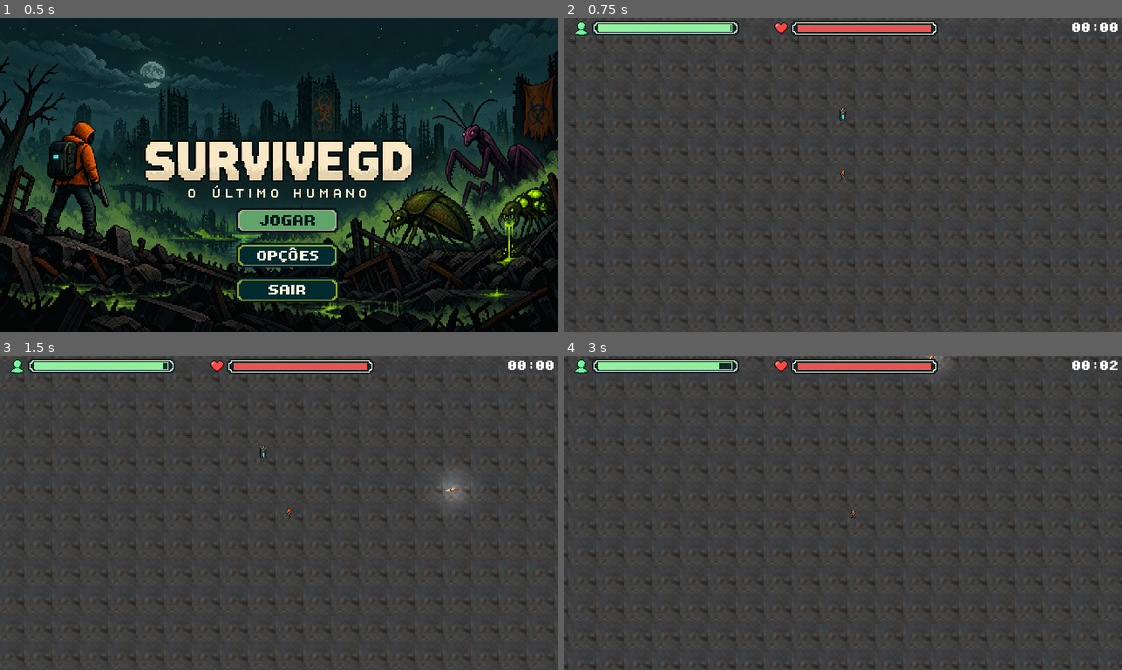
Above: before the commit, frames 1-4 (two rows, left to right).
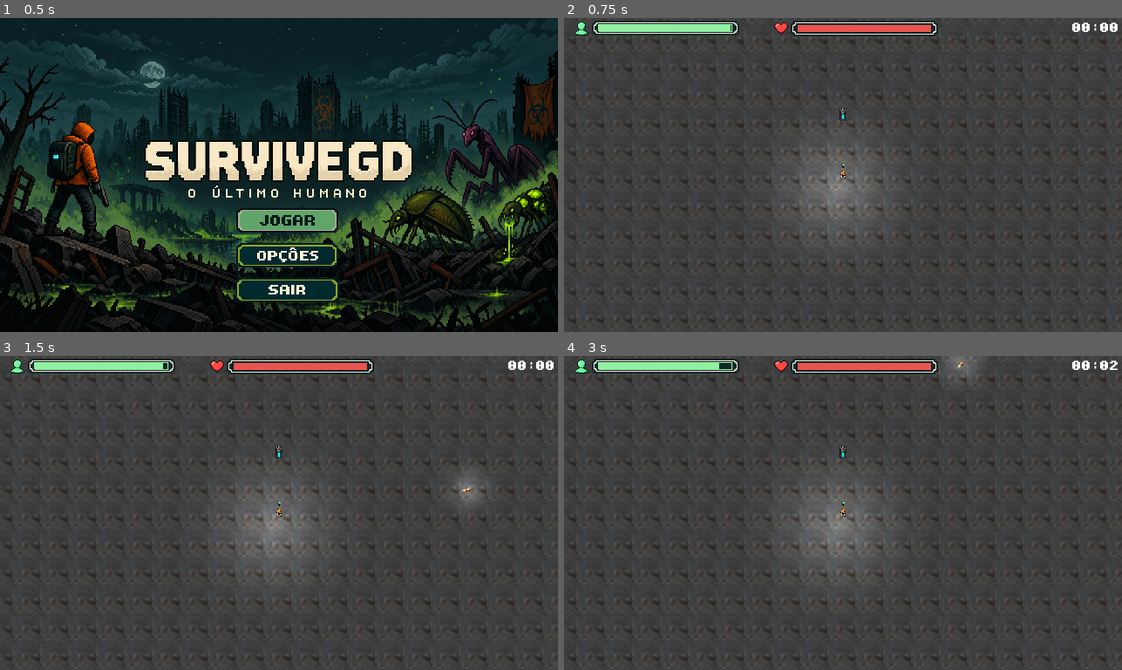
Above: after the commit, the same moments.

Repository: DevLucasOnly/DevLucasOnly-SurviveGD-Prototipo-de-Sobrevivencia-2D
Game: Godot game, scene res://scenes/main_menu.tscn
Two runs of this game, one before a commit and one after it. Both use one fixed random seed, a clock stepped at 60 frames per second and the inputs below. Sound files missing from this copy of the repository are replaced by a short silence.
Inputs (mouse positions are in pixels of both pictures, inside the frame that each line leads up to):
- Up to frame 1 (0.5 s): no input
- Up to frame 2 (0.75 s): click (848, 218) at 0.5 s
- Up to frame 3 (1.5 s): tap Enter at 1.25 s; move the mouse to (401, 497) at 1.27 s; press the mouse at (401, 497) at 1.28 s; hold D (move_right) from 1.28 s (still down)
- Up to frame 4 (3 s): move the mouse to (731, 528) at 2.02 s; release D (move_right) at 2.03 s; release the mouse at (731, 528) at 2.03 s; hold S (move_down) 2.03-2.78 s; click (731, 528) at 2.1 s; move the mouse to (898, 443) at 2.77 s; press the mouse at (898, 443) at 2.78 s; hold D (move_right) from 2.78 s (still down)

Frame 1 is identical in both runs. In frame 2, 2.9% of the frame differs, in the area x 41-57%, y 40-69%; in frame 3, 5.5%; in frame 4, 7.6%, in the area x 0-100%, y 0-100%.
Error after the commit: Cannot call method 'play' on a null value. (res://scripts/player.gd:60)

Commit message:
Apenas para salvar a animation

Diff:
--- a/scenes/Player.tscn
+++ b/scenes/Player.tscn
@@ -2,13 +2,13 @@
 
 [ext_resource type="Script" uid="uid://c7m4o7cacraer" path="res://scripts/player.gd" id="1_i0ldb"]
 [ext_resource type="PackedScene" uid="uid://dujdbk5baxpvi" path="res://scenes/projetil.tscn" id="2_3li8b"]
-[ext_resource type="Texture2D" uid="uid://jkg8eu1qossp" path="res://assets/Player/Player_1280x1280.png" id="3_3li8b"]
 [ext_resource type="Texture2D" uid="uid://d0rfjbdxoxp8x" path="res://assets/Player/Player para NORTE.png" id="3_cw2d6"]
 [ext_resource type="Texture2D" uid="uid://bxprvsbjt4tmb" path="res://assets/Player/Player para SUL.png" id="3_khinc"]
 [ext_resource type="Texture2D" uid="uid://ccaxw0igjf3tt" path="res://assets/Player/Player para OESTE.png" id="4_bruh7"]
 [ext_resource type="Texture2D" uid="uid://dojy6y2je23cp" path="res://assets/Player/Player para SUDOESTE.png" id="4_lkdrv"]
 [ext_resource type="AudioStream" uid="uid://cqim418r08i82" path="res://audio/Passos_Player_Concreto_Loop.ogg" id="4_mdl7e"]
 [ext_resource type="Texture2D" uid="uid://8tsf3jcne7dj" path="res://assets/Player/Player para LESTE.png" id="5_6eyey"]
+[ext_resource type="Texture2D" uid="uid://u7nhlpv1h7rj" path="res://assets/Player/Player para SUDESTE.png" id="5_lkdrv"]
 [ext_resource type="AudioStream" uid="uid://dbxee3kgsq5pu" path="res://audio/Dano_Player.ogg" id="5_qu4a1"]
 [ext_resource type="Texture2D" uid="uid://c5rfpd4exgo5t" path="res://assets/Player/Seta verde com cápsula de antídoto.png" id="6_70d11"]
 [ext_resource type="Texture2D" uid="uid://bblvwqjwbltdp" path="res://assets/Player/Player para NOROESTE.png" id="7_d3wef"]
@@ -22,6 +22,10 @@
 atlas = ExtResource("4_lkdrv")
 region = Rect2(0, 0, 396, 793)
 
+[sub_resource type="AtlasTexture" id="AtlasTexture_x2u8p"]
+atlas = ExtResource("5_lkdrv")
+region = Rect2(0, 0, 396, 793)
+
 [sub_resource type="AtlasTexture" id="AtlasTexture_sfy4j"]
 atlas = ExtResource("4_bruh7")
 region = Rect2(0, 0, 396, 793)
@@ -72,6 +76,22 @@
 
 [sub_resource type="AtlasTexture" id="AtlasTexture_eg1p0"]
 atlas = ExtResource("4_lkdrv")
+region = Rect2(1584, 0, 396, 793)
+
+[sub_resource type="AtlasTexture" id="AtlasTexture_qv10x"]
+atlas = ExtResource("5_lkdrv")
+region = Rect2(396, 0, 396, 793)
+
+[sub_resource type="AtlasTexture" id="AtlasTexture_qdxpi"]
+atlas = ExtResource("5_lkdrv")
+region = Rect2(792, 0, 396, 793)
+
+[sub_resource type="AtlasTexture" id="AtlasTexture_7b437"]
+atlas = ExtResource("5_lkdrv")
+region = Rect2(1188, 0, 396, 793)
+
+[sub_resource type="AtlasTexture" id="AtlasTexture_8nyu3"]
+atlas = ExtResource("5_lkdrv")
 region = Rect2(1584, 0, 396, 793)
 
 [sub_resource type="AtlasTexture" id="AtlasTexture_b8lor"]
@@ -177,7 +197,10 @@
 "name": &"idle_down_left",
 "speed": 5.0
 }, {
-"frames": [],
+"frames": [{
+"duration": 1.0,
+"texture": SubResource("AtlasTexture_x2u8p")
+}],
 "loop": 1,
 "name": &"idle_down_right",
 "speed": 5.0
@@ -256,7 +279,19 @@
 "name": &"walk_down_left",
 "speed": 5.0
 }, {
-"frames": [],
+"frames": [{
+"duration": 1.0,
+"texture": SubResource("AtlasTexture_qv10x")
+}, {
+"duration": 1.0,
+"texture": SubResource("AtlasTexture_qdxpi")
+}, {
+"duration": 1.0,
+"texture": SubResource("AtlasTexture_7b437")
+}, {
+"duration": 1.0,
+"texture": SubResource("AtlasTexture_8nyu3")
+}],
 "loop": 1,
 "name": &"walk_down_right",
 "speed": 5.0
@@ -349,313 +384,6 @@
 
 [sub_resource type="RectangleShape2D" id="RectangleShape2D_70d11"]
 size = Vector2(4, 6)
-
-[sub_resource type="Animation" id="Animation_3li8b"]
-length = 0.001
-tracks/0/type = "value"
-tracks/0/imported = false
-tracks/0/enabled = true
-tracks/0/path = NodePath("Sprite2D:frame")
-tracks/0/interp = 1
-tracks/0/loop_wrap = true
-tracks/0/keys = {
-"times": PackedFloat32Array(),
-"transitions": PackedFloat32Array(),
-"update": 1,
-"values": []
-}
-
-[sub_resource type="Animation" id="Animation_v6fml"]
-resource_name = "idle_down"
-length = 0.4
-loop_mode = 1
-tracks/0/type = "value"
-tracks/0/imported = false
-tracks/0/enabled = true
-tracks/0/path = NodePath("Sprite2D:frame")
-tracks/0/interp = 1
-tracks/0/loop_wrap = true
-tracks/0/keys = {
-"times": PackedFloat32Array(0),
-"transitions": PackedFloat32Array(1),
-"update": 1,
-"values": [0]
-}
-
-[sub_resource type="Animation" id="Animation_bruh7"]
-resource_name = "idle_down_left"
-length = 0.5
-loop_mode = 1
-tracks/0/type = "value"
-tracks/0/imported = false
-tracks/0/enabled = true
-tracks/0/path = NodePath("Sprite2D:frame")
-tracks/0/interp = 1
-tracks/0/loop_wrap = true
-tracks/0/keys = {
-"times": PackedFloat32Array(0),
-"transitions": PackedFloat32Array(1),
-"update": 1,
-"values": [9]
-}
-
-[sub_resource type="Animation" id="Animation_6eyey"]
-resource_name = "idle_down_right"
-length = 0.5
-loop_mode = 1
-tracks/0/type = "value"
-tracks/0/imported = false
-tracks/0/enabled = true
-tracks/0/path = NodePath("Sprite2D:frame")
-tracks/0/interp = 1
-tracks/0/loop_wrap = true
-tracks/0/keys = {
-"times": PackedFloat32Array(0),
-"transitions": PackedFloat32Array(1),
-"update": 1,
-"values": [13]
-}
-
-[sub_resource type="Animation" id="Animation_d3wef"]
-resource_name = "idle_left"
-length = 0.5
-loop_mode = 1
-tracks/0/type = "value"
-tracks/0/imported = false
-tracks/0/enabled = true
-tracks/0/path = NodePath("Sprite2D:frame")
-tracks/0/interp = 1
-tracks/0/loop_wrap = true
-tracks/0/keys = {
-"times": PackedFloat32Array(0),
-"transitions": PackedFloat32Array(1),
-"update": 1,
-"values": [16]
-}
-
-[sub_resource type="Animation" id="Animation_mdl7e"]
-resource_name = "idle_right"
-length = 0.4
-loop_mode = 1
-tracks/0/type = "value"
-tracks/0/imported = false
-tracks/0/enabled = true
-tracks/0/path = NodePath("Sprite2D:frame")
-tracks/0/interp = 1
-tracks/0/loop_wrap = true
-tracks/0/keys = {
-"times": PackedFloat32Array(0),
-"transitions": PackedFloat32Array(1),
-"update": 1,
-"values": [20]
-}
-
-[sub_resource type="Animation" id="Animation_70d11"]
-resource_name = "idle_up"
-length = 0.5
-loop_mode = 1
-tracks/0/type = "value"
-tracks/0/imported = false
-tracks/0/enabled = true
-tracks/0/path = NodePath("Sprite2D:frame")
-tracks/0/interp = 1
-tracks/0/loop_wrap = true
-tracks/0/keys = {
-"times": PackedFloat32Array(0),
-"transitions": PackedFloat32Array(1),
-"update": 1,
-"values": [24]
-}
-
-[sub_resource type="Animation" id="Animation_o4126"]
-resource_name = "idle_up_left"
-length = 0.5
-loop_mode = 1
-tracks/0/type = "value"
-tracks/0/imported = false
-tracks/0/enabled = true
-tracks/0/path = NodePath("Sprite2D:frame")
-tracks/0/interp = 1
-tracks/0/loop_wrap = true
-tracks/0/keys = {
-"times": PackedFloat32Array(0),
-"transitions": PackedFloat32Array(1),
-"update": 1,
-"values": [26]
-}
-
-[sub_resource type="Animation" id="Animation_lkdrv"]
-resource_name = "idle_up_right"
-length = 0.5
-loop_mode = 1
-tracks/0/type = "value"
-tracks/0/imported = false
-tracks/0/enabled = true
-tracks/0/path = NodePath("Sprite2D:frame")
-tracks/0/interp = 1
-tracks/0/loop_wrap = true
-tracks/0/keys = {
-"times": PackedFloat32Array(0),
-"transitions": PackedFloat32Array(1),
-"update": 1,
-"values": [29]
-}
-
-[sub_resource type="Animation" id="Animation_qu4a1"]
-resource_name = "walk_down"
-length = 0.5
-tracks/0/type = "value"
-tracks/0/imported = false
-tracks/0/enabled = true
-tracks/0/path = NodePath("Sprite2D:frame")
-tracks/0/interp = 1
-tracks/0/loop_wrap = true
-tracks/0/keys = {
-"times": PackedFloat32Array(0, 0.033333335, 0.06666667, 0.10000001, 0.13333334, 0.16666667, 0.20000002, 0.23333335),
-"transitions": PackedFloat32Array(1, 1, 1, 1, 1, 1, 1, 1),
-"update": 1,
-"values": [0, 1, 2, 3, 4, 5, 6, 7]
-}
-
-[sub_resource type="Animation" id="Animation_p7iby"]
-resource_name = "walk_down_left"
-length = 0.5
-loop_mode = 1
-tracks/0/type = "value"
-tracks/0/imported = false
-tracks/0/enabled = true
-tracks/0/path = NodePath("Sprite2D:frame")
-tracks/0/interp = 1
-tracks/0/loop_wrap = true
-tracks/0/keys = {
-"times": PackedFloat32Array(0, 0.033333335, 0.06666667, 0.10000001),
-"transitions": PackedFloat32Array(1, 1, 1, 1),
-"update": 1,
-"values": [8, 9, 10, 11]
-}
-
-[sub_resource type="Animation" id="Animation_0rnld"]
-resource_name = "walk_down_right"
-length = 0.5
-loop_mode = 1
-tracks/0/type = "value"
-tracks/0/imported = false
-tracks/0/enabled = true
-tracks/0/path = NodePath("Sprite2D:frame")
-tracks/0/interp = 1
-tracks/0/loop_wrap = true
-tracks/0/keys = {
-"times": PackedFloat32Array(0, 0.033333335, 0.06666667, 0.10000001, 0.13333334),
-"transitions": PackedFloat32Array(1, 1, 1, 1, 1),
-"update": 1,
-"values": [55, 56, 57, 58, 59]
-}
-
-[sub_resource type="Animation" id="Animation_srp4u"]
-resource_name = "walk_left"
-length = 0.5
-loop_mode = 1
-tracks/0/type = "value"
-tracks/0/imported = false
-tracks/0/enabled = true
-tracks/0/path = NodePath("Sprite2D:frame")
-tracks/0/interp = 1
-tracks/0/loop_wrap = true
-tracks/0/keys = {
-"times": PackedFloat32Array(0, 0.033333335, 0.06666667, 0.10000001),
-"transitions": PackedFloat32Array(1, 1, 1, 1),
-"update": 1,
-"values": [16, 17, 18, 19]
-}
-
-[sub_resource type="Animation" id="Animation_cw2d6"]
-resource_name = "walk_right"
-length = 0.5
-loop_mode = 1
-tracks/0/type = "value"
-tracks/0/imported = false
-tracks/0/enabled = true
-tracks/0/path = NodePath("Sprite2D:frame")
-tracks/0/interp = 1
-tracks/0/loop_wrap = true
-tracks/0/keys = {
-"times": PackedFloat32Array(0, 0.033333335, 0.06666667, 0.10000001, 0.13333334, 0.16666667, 0.20000002),
-"transitions": PackedFloat32Array(1, 1, 1, 1, 1, 1, 1),
-"update": 1,
-"values": [45, 46, 47, 48, 49, 50, 51]
-}
-
-[sub_resource type="Animation" id="Animation_khinc"]
-resource_name = "walk_up"
-length = 0.5
-loop_mode = 1
-tracks/0/type = "value"
-tracks/0/imported = false
-tracks/0/enabled = true
-tracks/0/path = NodePath("Sprite2D:frame")
-tracks/0/interp = 1
-tracks/0/loop_wrap = true
-tracks/0/keys = {
-"times": PackedFloat32Array(0, 0.033333335, 0.06666667, 0.10000001, 0.13333334, 0.16666667),
-"transitions": PackedFloat32Array(1, 1, 1, 1, 1, 1),
-"update": 1,
-"values": [32, 33, 34, 35, 36, 37]
-}
-
-[sub_resource type="Animation" id="Animation_jfpux"]
-resource_name = "walk_up_left"
-length = 0.5
-loop_mode = 1
-tracks/0/type = "value"
-tracks/0/imported = false
-tracks/0/enabled = true
-tracks/0/path = NodePath("Sprite2D:frame")
-tracks/0/interp = 1
-tracks/0/loop_wrap = true
-tracks/0/keys = {
-"times": PackedFloat32Array(0, 0.033333335, 0.06666667, 0.10000001),
-"transitions": PackedFloat32Array(1, 1, 1, 1),
-"update": 1,
-"values": [24, 25, 26, 27]
-}
-
-[sub_resource type="Animation" id="Animation_61ith"]
-resource_name = "walk_up_right"
-length = 0.5
-loop_mode = 1
-tracks/0/type = "value"
-tracks/0/imported = false
-tracks/0/enabled = true
-tracks/0/path = NodePath("Sprite2D:frame")
-tracks/0/interp = 1
-tracks/0/loop_wrap = true
-tracks/0/keys = {
-"times": PackedFloat32Array(0, 0.033333335, 0.06666667),
-"transitions": PackedFloat32Array(1, 1, 1),
-"update": 1,
-"values": [28, 29, 30]
-}
-
-[sub_resource type="AnimationLibrary" id="AnimationLibrary_qu4a1"]
-_data = {
-&"RESET": SubResource("Animation_3li8b"),
-&"idle_down": SubResource("Animation_v6fml"),
-&"idle_down_left": SubResource("Animation_bruh7"),
-&"idle_down_right": SubResource("Animation_6eyey"),
-&"idle_left": SubResource("Animation_d3wef"),
-&"idle_right": SubResource("Animation_mdl7e"),
-&"idle_up": SubResource("Animation_70d11"),
-&"idle_up_left": SubResource("Animation_o4126"),
-&"idle_up_right": SubResource("Animation_lkdrv"),
-&"walk_down": SubResource("Animation_qu4a1"),
-&"walk_down_left": SubResource("Animation_p7iby"),
-&"walk_down_right": SubResource("Animation_0rnld"),
-&"walk_left": SubResource("Animation_srp4u"),
-&"walk_right": SubResource("Animation_cw2d6"),
-&"walk_up": SubResource("Animation_khinc"),
-&"walk_up_left": SubResource("Animation_jfpux"),
-&"walk_up_right": SubResource("Animation_61ith")
-}
 
 [sub_resource type="Gradient" id="Gradient_3li8b"]
 offsets = PackedFloat32Array(0, 0.36065573, 0.6803279, 1)
@@ -708,38 +436,21 @@
 position = Vector2(0, -0.086000144)
 scale = Vector2(0.008, 0.0077831023)
 sprite_frames = SubResource("SpriteFrames_snp6e")
-animation = &"walk_up_right"
-frame = 2
-frame_progress = 0.425902
-
-[node name="Sprite2D" type="Sprite2D" parent="." unique_id=691460397]
-visible = false
-scale = Vector2(0.05, 0.051)
-texture = ExtResource("3_3li8b")
-hframes = 8
-vframes = 8
-frame = 28
-region_rect = Rect2(5.105484, 3.6053505, 1249.3036, 1261.4144)
+animation = &"walk_down_right"
+frame_progress = 0.17390276
 
 [node name="CollisionShape2D" type="CollisionShape2D" parent="." unique_id=431914994]
-visible = false
 shape = SubResource("RectangleShape2D_70d11")
 
-[node name="AnimationPlayer" type="AnimationPlayer" parent="." unique_id=73426016]
-libraries/ = SubResource("AnimationLibrary_qu4a1")
-
 [node name="Camera2D" type="Camera2D" parent="." unique_id=2015322001]
-visible = false
 zoom = Vector2(2, 2)
 position_smoothing_enabled = true
 position_smoothing_speed = 10.0
 
 [node name="Muzzle" type="Marker2D" parent="." unique_id=518234097]
-visible = false
 position = Vector2(-2, 1)
 
 [node name="GPUParticles2D" type="GPUParticles2D" parent="Muzzle" unique_id=481053874]
-visible = false
 emitting = false
 amount = 15
 amount_ratio = 0.15
@@ -751,7 +462,6 @@
 one_shot = true
 
 [node name="VFXDano" type="GPUParticles2D" parent="." unique_id=722232803]
-visible = false
 emitting = false
 lifetime = 0.3
 one_shot = true
@@ -759,22 +469,17 @@
 process_material = SubResource("ParticleProcessMaterial_snp6e")
 
 [node name="PointLight2D" type="PointLight2D" parent="." unique_id=1966433158]
-visible = false
 texture = SubResource("GradientTexture2D_snp6e")
 
 [node name="SfxAndar" type="AudioStreamPlayer2D" parent="." unique_id=282830060]
-visible = false
 stream = ExtResource("4_mdl7e")
 
 [node name="SfxDano" type="AudioStreamPlayer2D" parent="." unique_id=1254833481]
-visible = false
 stream = ExtResource("5_qu4a1")
 
 [node name="PivotApontador" type="Node2D" parent="." unique_id=1750606755]
-visible = false
 
 [node name="Sprite2D" type="Sprite2D" parent="PivotApontador" unique_id=446800566]
-visible = false
 position = Vector2(5, 0)
 scale = Vector2(0.003, 0.003)
 texture = ExtResource("6_70d11")
